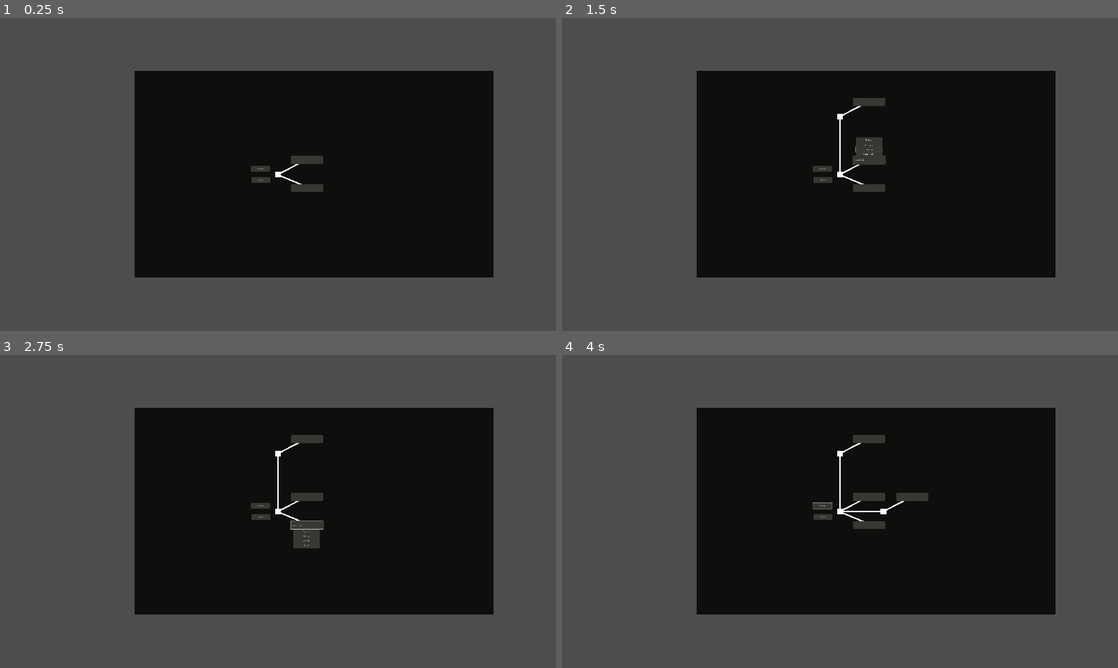
Above: before the commit, frames 1-4 (two rows, left to right).
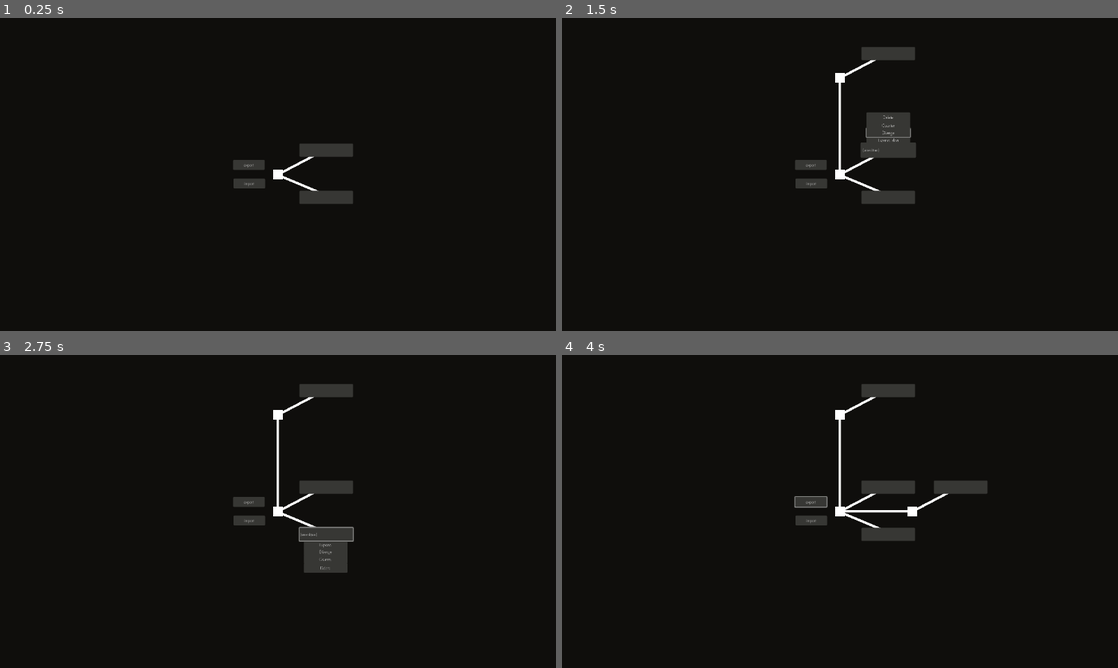
Above: after the commit, the same moments.

Repository: eqgy/understandingtree
Game: Godot game, scene res://understanding tree.tscn
The game is run twice, just before and just after one commit, with the same random seed, the same clock (stepped at 60 frames per second) and the same inputs.
Inputs (mouse positions are in pixels of both pictures, inside the frame that each line leads up to; where the layout moved, square brackets give the same spot in the first picture):
- Up to frame 1 (0.25 s): no input
- Up to frame 2 (1.5 s): click (890, 149) [867, 158] at 0.5 s; click "Diverge" at 1.25 s
- Up to frame 3 (2.75 s): click (328, 533) [305, 524] at 2 s
- Up to frame 4 (4 s): click "Counter" at 2.75 s; click "export" at 3.5 s

The runs differ from the first frame. In frame 1, 59% of the frame differs, in the area x 0-100%, y 0-100%; in frame 2, 60%; in frame 3, 60%; in frame 4, 60%.

Commit message:
import nearly working, landlocked until rcos meeting tho

Diff:
--- a/application iterations/iteration 1/Globals.gd
+++ b/application iterations/iteration 1/Globals.gd
@@ -1,3 +1,6 @@
 extends Node
 
 var nodecount = 1
+var nodedictionary = {
+
+}
--- a/application iterations/iteration 1/a_node.gd
+++ b/application iterations/iteration 1/a_node.gd
@@ -15,14 +15,18 @@
 var id #set by globalcount function, for export identification
 var has_counterarg = false
 
-
 @onready var parent
 signal problem_or_solution
 
 func globalcount():
 	id = Globals.nodecount
-	print(id)
+	Globals.nodedictionary[1] = self
 	Globals.nodecount +=1
+
+
+func import_sequence(p,s):
+	problem_leaf.text = p
+	solution_leaf.text = s
 
 func _ready():
 	connect("problem_or_solution", _on_expand_pressed2)
@@ -104,7 +108,7 @@
 			var position_offset = Vector2(300, 0)
 			child.position = position_offset
 			par.add_child(child)
-			child.add_line_counterarg()
+			child.add_line()
 			child.solution_leaf.visible = false
 			child.problem_leaf.visible = true
 
@@ -316,29 +320,26 @@
 		queue_free()
 
 func export()-> String:
+	installationdata = "|"
 	if id > 1:
 		if (type >= 3):
-			installationdata = str(get_parent().id)
-		else:
-			installationdata = str(get_parent().get_parent().id)
+			installationdata += str(get_parent().id)
+		else:
+			installationdata += str(get_parent().get_parent().id)
 	else:
-		installationdata = str(0)
+		installationdata += str(0)
 	var i = str(id)
 	var t = str(type)
 	installationdata += " " + i + " " + t
-	var data = installationdata+ "[s]" + $solution.text + " [p]" + $problem.text + "\n"
-
-	for child in get_children():
-		print("child " + child.name)
-		if (child.name == "problem") or (child.name == "solution"):
-			for c in child.get_children():
-				if c.name == "node":
-					print("running export on child")
-					data = data + c.export()
-		for c in child.get_children():
-			if (child.name == "problem") or (child.name == "solution"):
-				for ch in child.get_children():
-					if c.name == "node":
-						print("running export on child")
-						data = data + c.export()
+	var data = installationdata+ "|" + $solution.text + "|" + $problem.text + "\n"
+
+	for c in problem_leaf.get_children():
+		if "too" in c:
+			data = data + c.export()
+	for c in solution_leaf.get_children():
+		if "too" in c:
+			data = data + c.export()
+	for c in get_children():
+		if "too" in c:
+			data = data + c.export()
 	return data
--- /dev/null
+++ b/application iterations/iteration 1/dialogbox.tscn
@@ -0,0 +1,35 @@
+[gd_scene load_steps=2 format=3 uid="uid://c6kege0txwxbu"]
+
+[ext_resource type="Theme" uid="uid://bosbvfdtv48xf" path="res://node theme.tres" id="1_vr8x8"]
+
+[node name="Dialogbox" type="Control"]
+layout_mode = 3
+anchors_preset = 0
+
+[node name="Panel" type="PanelContainer" parent="."]
+layout_mode = 0
+offset_right = 285.0
+offset_bottom = 185.0
+theme = ExtResource("1_vr8x8")
+
+[node name="VBoxContainer" type="VBoxContainer" parent="Panel"]
+layout_mode = 2
+size_flags_horizontal = 4
+size_flags_vertical = 4
+
+[node name="title" type="Label" parent="Panel/VBoxContainer"]
+layout_mode = 2
+theme = ExtResource("1_vr8x8")
+text = "TITLE"
+horizontal_alignment = 1
+
+[node name="description" type="Label" parent="Panel/VBoxContainer"]
+layout_mode = 2
+theme = ExtResource("1_vr8x8")
+horizontal_alignment = 1
+
+[node name="okay" type="Button" parent="Panel/VBoxContainer"]
+custom_minimum_size = Vector2(100, 0)
+layout_mode = 2
+theme = ExtResource("1_vr8x8")
+text = "okay"
--- a/application iterations/iteration 1/import.gd
+++ b/application iterations/iteration 1/import.gd
@@ -1,6 +1,6 @@
 extends Button
 
-
+@onready var filedialog = $"../../../CanvasLayer/FileDialog"
 # Called when the node enters the scene tree for the first time.
 func _ready():
 	pass # Replace with function body.
@@ -11,4 +11,4 @@
 	pass
 
 func _pressed():
-	$FileDialog.visible = true
+	filedialog.visible = true
--- a/application iterations/iteration 1/project.godot
+++ b/application iterations/iteration 1/project.godot
@@ -21,8 +21,6 @@
 
 [display]
 
-window/size/viewport_width=1920
-window/size/viewport_height=1080
 window/stretch/mode="viewport"
 
 [input]
--- a/application iterations/iteration 1/tree functions.gd
+++ b/application iterations/iteration 1/tree functions.gd
@@ -33,10 +33,69 @@
 	file.close()
 
 func _on_export_pressed():
-	data = $node1.export()
+	data = $node.export()
 	save_to_file(data)
 	pass # Replace with function body.
 
 
 func _on_import_pressed():
 	pass # Replace with function body.
+
+
+func _on_file_dialog_file_selected(path):
+	var globalpos
+	for child in get_children():
+		if !(child.name == ("export")) and !(child.name == ("import")):
+			globalpos = child.global_position
+			child.queue_free()
+	var file = FileAccess.open(path, FileAccess.READ)
+	var content = file.get_as_text()
+	#print(content)
+
+	#first node
+	content = content.strip_escapes()
+	var content_array = content.split("|")
+
+	var p = content_array[2]
+	var s = content_array[3]
+
+	var nodeparent : int = int(content_array[1].substr(0,1))
+	var nodeid : int = int(content_array[1].substr(2,1))
+	var nodetype : int = int(content_array[1].substr(4,1))
+
+	var child = load("res://a node.tscn").instantiate()
+	child.type = 0
+	child.global_position = globalpos
+	add_child(child)
+	child.add_line()
+	child.solution_leaf.visible = true
+	child.problem_leaf.visible = true
+	child.import_sequence(p,s)
+	content_array.remove_at(0)
+	content_array.remove_at(0)
+	content_array.remove_at(0)
+	content_array.remove_at(0)
+
+	#subsequent nodes
+	while(!(content_array.is_empty())):
+		p = content_array[1]
+		s = content_array[2]
+		nodeparent = int(content_array[0].substr(0,1))
+		nodeid= int(content_array[0].substr(2,1))
+		nodetype = int(content_array[0].substr(4,1))
+		print(content_array[0])
+		child = load("res://a node.tscn").instantiate()
+		child.type = nodetype
+		print(nodeparent)
+		print(Globals.nodedictionary)
+		var par = Globals.nodedictionary[nodeparent]
+		par.add_child(child)
+		await child.ready
+		print("nodecount" + str(Globals.nodecount))
+		child.add_line()
+		child.solution_leaf.visible = true
+		child.problem_leaf.visible = true
+		child.import_sequence(p,s)
+		content_array.remove_at(0)
+		content_array.remove_at(0)
+		content_array.remove_at(0)
--- a/application iterations/iteration 1/understanding tree.tscn
+++ b/application iterations/iteration 1/understanding tree.tscn
@@ -9,6 +9,17 @@
 [node name="Node2D" type="Node2D"]
 texture_filter = 4
 
+[node name="CanvasLayer" type="CanvasLayer" parent="."]
+
+[node name="FileDialog" type="FileDialog" parent="CanvasLayer"]
+title = "Open a File"
+size = Vector2i(322, 180)
+theme = ExtResource("2_jsh6r")
+ok_button_text = "Open"
+file_mode = 0
+access = 2
+root_subfolder = "data"
+
 [node name="Camera2D" type="Camera2D" parent="."]
 scale = Vector2(2, 2)
 zoom = Vector2(0.5, 0.5)
@@ -19,15 +30,18 @@
 anchors_preset = 0
 offset_right = 40.0
 offset_bottom = 40.0
+metadata/_edit_lock_ = true
 
 [node name="ColorRect2" type="Panel" parent="Control"]
 z_index = -1
 layout_mode = 0
-offset_left = -991.0
-offset_top = -715.0
-offset_right = 1487.0
-offset_bottom = 711.0
+offset_left = -11827.0
+offset_top = -6338.0
+offset_right = -8012.0
+offset_bottom = -1604.0
+scale = Vector2(6.53643, 2.95543)
 theme = ExtResource("2_jsh6r")
+metadata/_edit_lock_ = true
 
 [node name="THE UNDERSTANDING TREE" type="Node2D" parent="."]
 texture_filter = 4
@@ -36,7 +50,8 @@
 texture_filter = 4
 script = ExtResource("2_eq62t")
 
-[node name="node1" parent="THE UNDERSTANDING TREE/the start" instance=ExtResource("2_7kbvo")]
+[node name="node" parent="THE UNDERSTANDING TREE/the start" instance=ExtResource("2_7kbvo")]
+metadata/_edit_lock_ = true
 
 [node name="export" type="Button" parent="THE UNDERSTANDING TREE/the start"]
 offset_left = -186.0
@@ -56,13 +71,5 @@
 "
 script = ExtResource("5_jq0ef")
 
-[node name="FileDialog" type="FileDialog" parent="THE UNDERSTANDING TREE/the start/import"]
-title = "Open a File"
-size = Vector2i(255, 175)
-content_scale_factor = 0.8
-ok_button_text = "Open"
-file_mode = 0
-access = 2
-root_subfolder = "data"
-
+[connection signal="file_selected" from="CanvasLayer/FileDialog" to="THE UNDERSTANDING TREE/the start" method="_on_file_dialog_file_selected"]
 [connection signal="pressed" from="THE UNDERSTANDING TREE/the start/export" to="THE UNDERSTANDING TREE/the start" method="_on_export_pressed"]
Not shown, changed: application iterations/iteration 1/data/export1.txt
